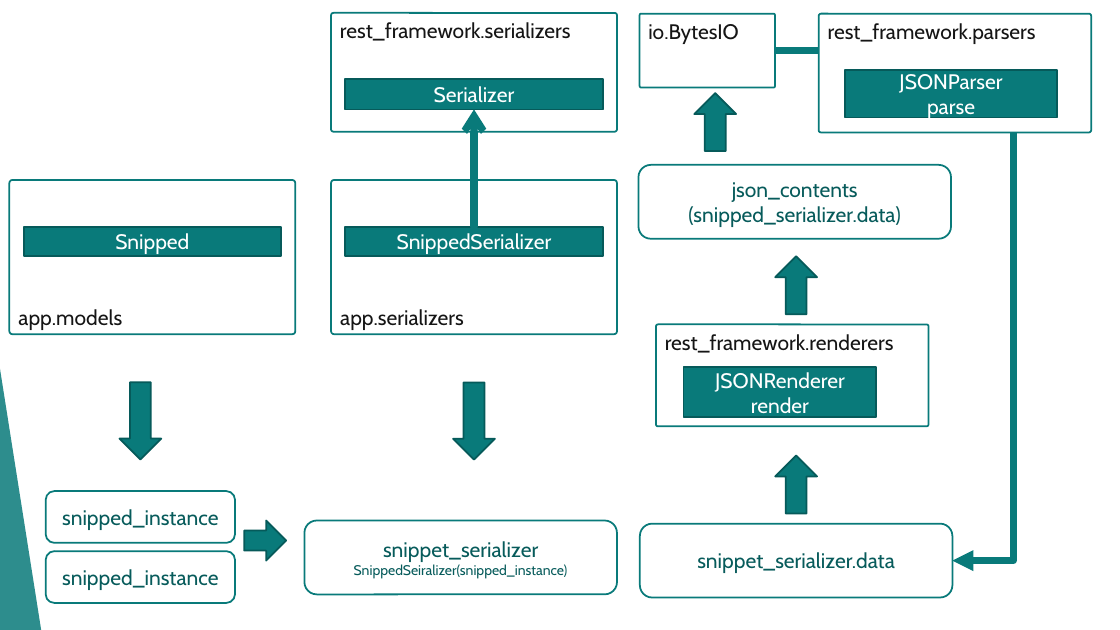
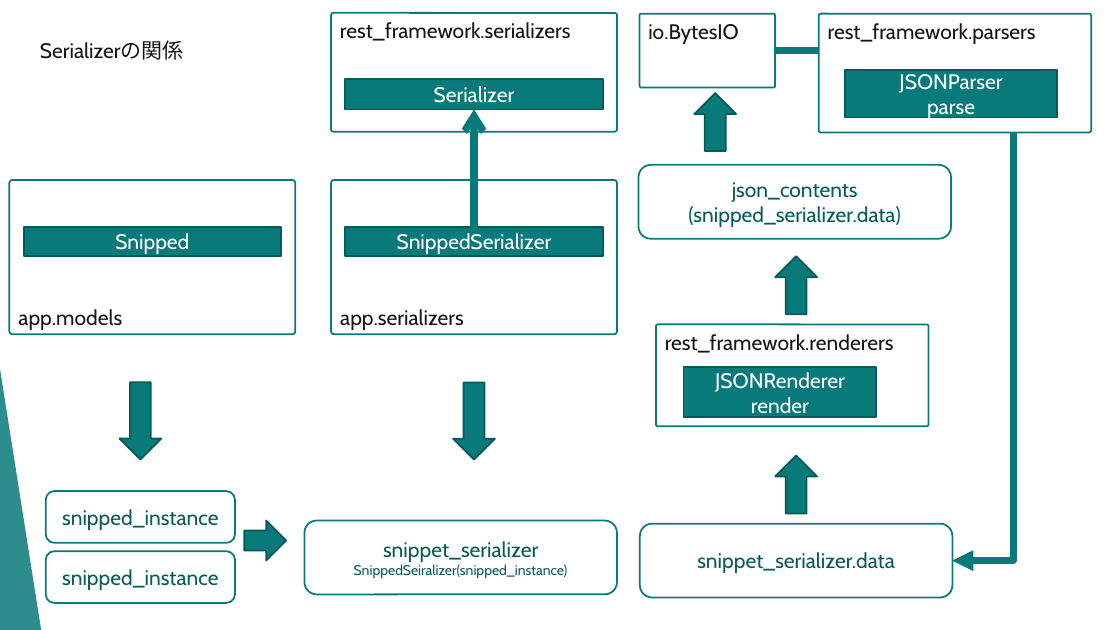
Before and after one commit to rinne-grid/my-drf-tutorial, a slide deck: slide 2 of 学習内容整理.pptx. Drawn at 1120x630 pixels with LibreOffice and Linux fonts; fonts in the diff are those of the drawing. Boxes give left, top, right and bottom in pixels: in the first picture for what was removed or moved away, otherwise in the second. Text is boxed around its words. In the diff, an @@ line names an element or a change of style, - is before the commit and + after.

```diff
--- a/学習内容整理.pptx
+++ b/学習内容整理.pptx
@@ text added at (40, 41, 184, 60), 18 pt, text #151515 @@
+Serializerの関係
```
Also in this commit, not shown: 2 slides added, 1 slide removed.
